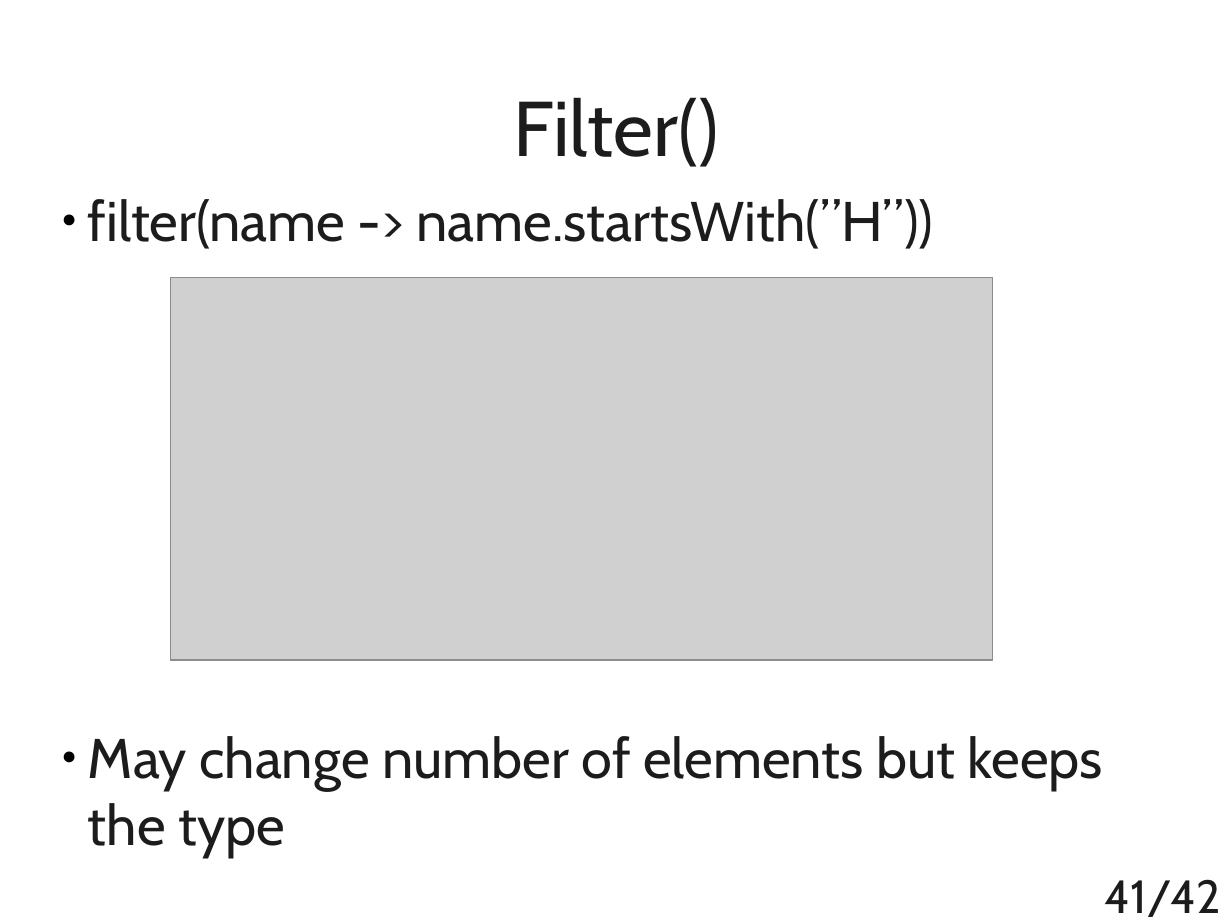
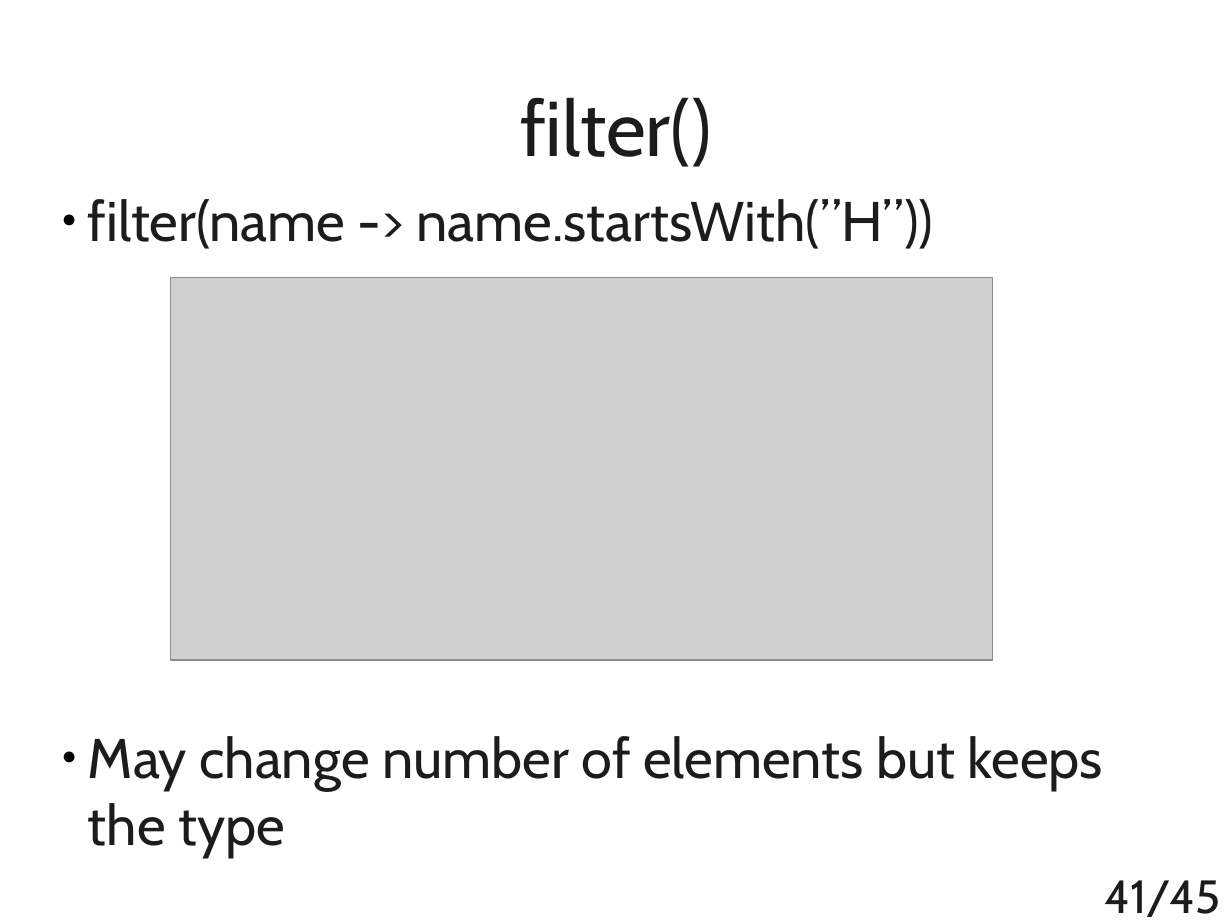
Before and after one commit to t4upl/java-streams-workshop, a slide deck: slide 41 of src/main/resources/editables/presentation.odp. Drawn at 1232x924 pixels with LibreOffice and Linux fonts; fonts in the diff are those of the drawing; grey boxes stand for pictures. Boxes give left, top, right and bottom in pixels: in the first picture for what was removed or moved away, otherwise in the second. Text is boxed around its words. In the diff, an @@ line names an element or a change of style, - is before the commit and + after.

```diff
--- a/src/main/resources/editables/presentation.odp
+++ b/src/main/resources/editables/presentation.odp
@@ title at box(520, 97, 711, 167): text changed @@
-Filter()
+filter()
@@ page number at box(1104, 880, 1221, 917): text changed @@
-41/42
+41/45
```
Also in this commit, not shown: 3 slides added, 4 other files.
